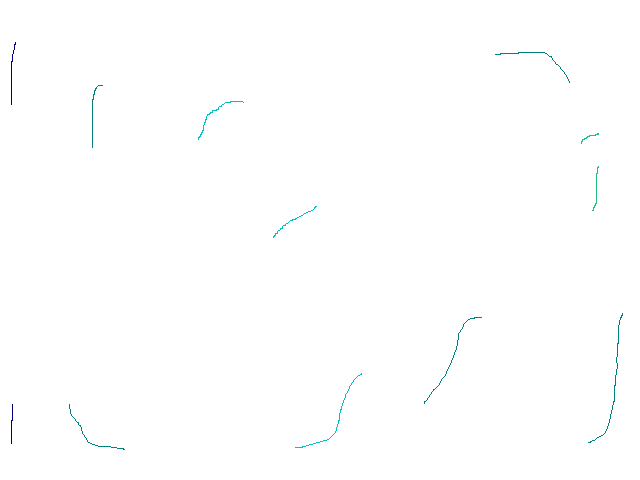
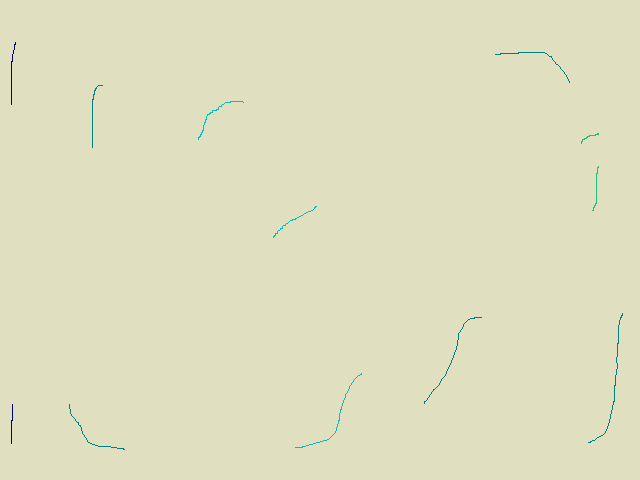
Revision of a layered 640 × 480 image; what changed, layer by layer:
painted on "Background" over (0, 0, 640, 480)
painted on "10_randomLow.png" over (0, 0, 640, 480)
